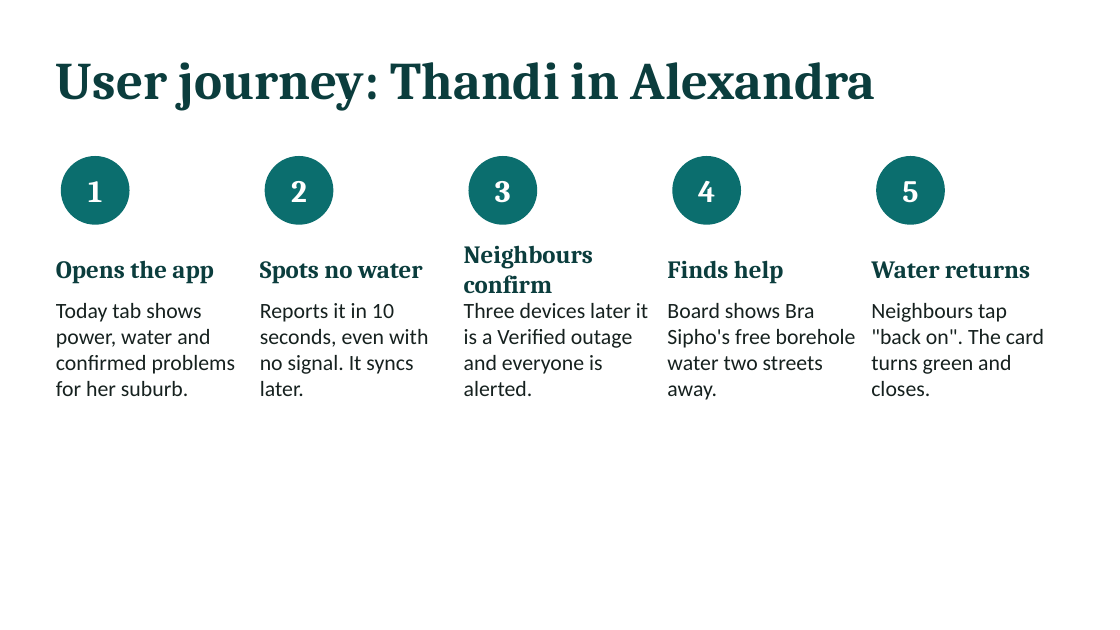
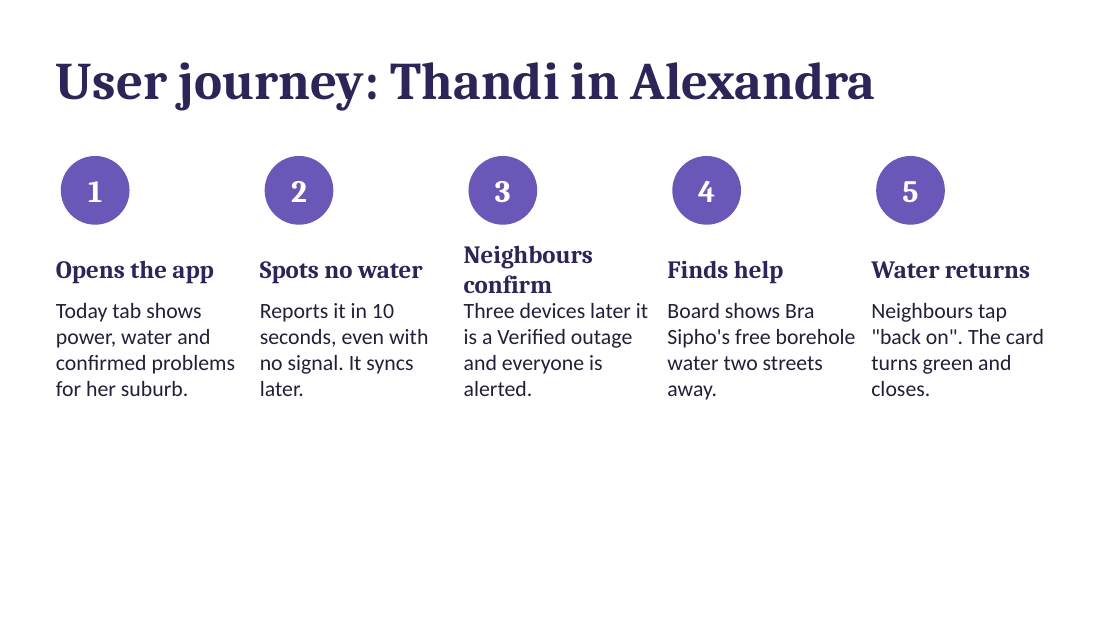
Before and after one commit to Unsolvedstar/Kasi-Grid, a slide deck: slide 5 of submission/Kasi-Grid-deck.pptx. Drawn at 1120x630 pixels with LibreOffice and Linux fonts; fonts in the diff are those of the drawing. Boxes give left, top, right and bottom in pixels: in the first picture for what was removed or moved away, otherwise in the second. Text is boxed around its words. In the diff, an @@ line names an element or a change of style, - is before the commit and + after.

```diff
--- a/submission/Kasi-Grid-deck.pptx
+++ b/submission/Kasi-Grid-deck.pptx
@@ fill #0B6E6E to #6A57B8; outline #0B6E6E 1 pt to #6A57B8 1 pt in 5 elements at bbox=[62, 157, 129, 224], bbox=[265, 157, 333, 224], bbox=[469, 157, 536, 224], bbox=[673, 157, 740, 224], bbox=[877, 157, 944, 224] @@
@@ text colour #0B3D3D to #2E2457 in 6 elements at bbox=[56, 62, 875, 111], bbox=[56, 260, 213, 284], bbox=[260, 261, 423, 284], bbox=[464, 245, 593, 293], bbox=[667, 260, 784, 284], bbox=[871, 261, 1030, 279] @@
@@ text colour #16211F to #241F38 in 5 elements at bbox=[56, 303, 235, 396], bbox=[260, 303, 428, 396], bbox=[464, 303, 648, 396], bbox=[667, 303, 856, 400], bbox=[871, 303, 1044, 396] @@
```
Also in this commit, not shown: 9 other slides changed, 13 other files.
